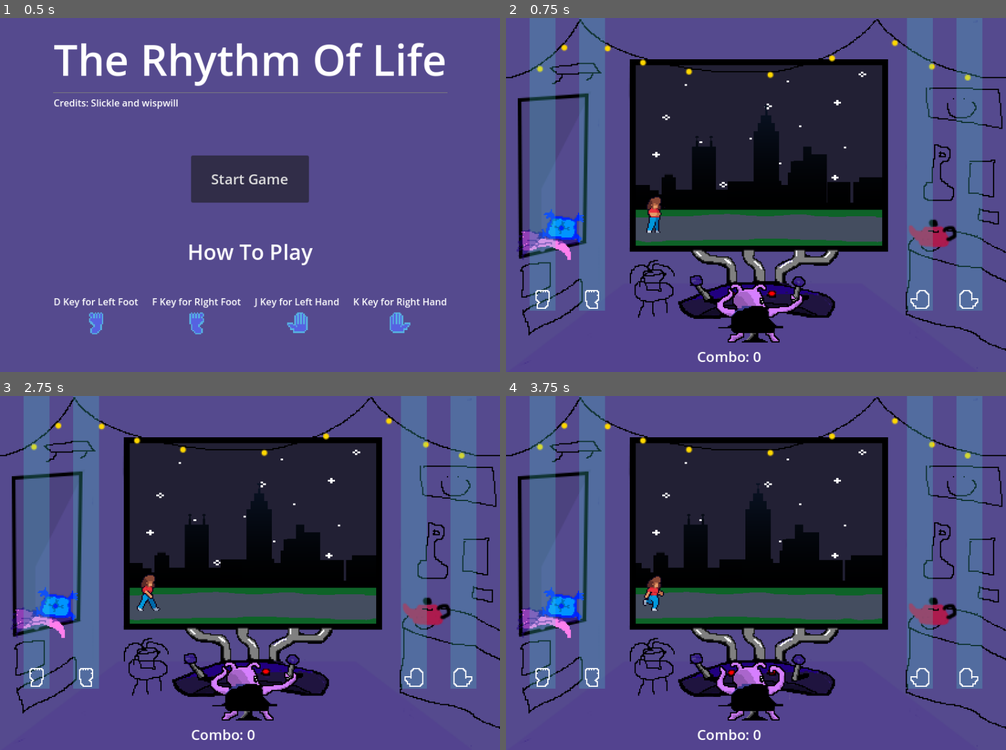
Above: before the commit, frames 1-4 (two rows, left to right).
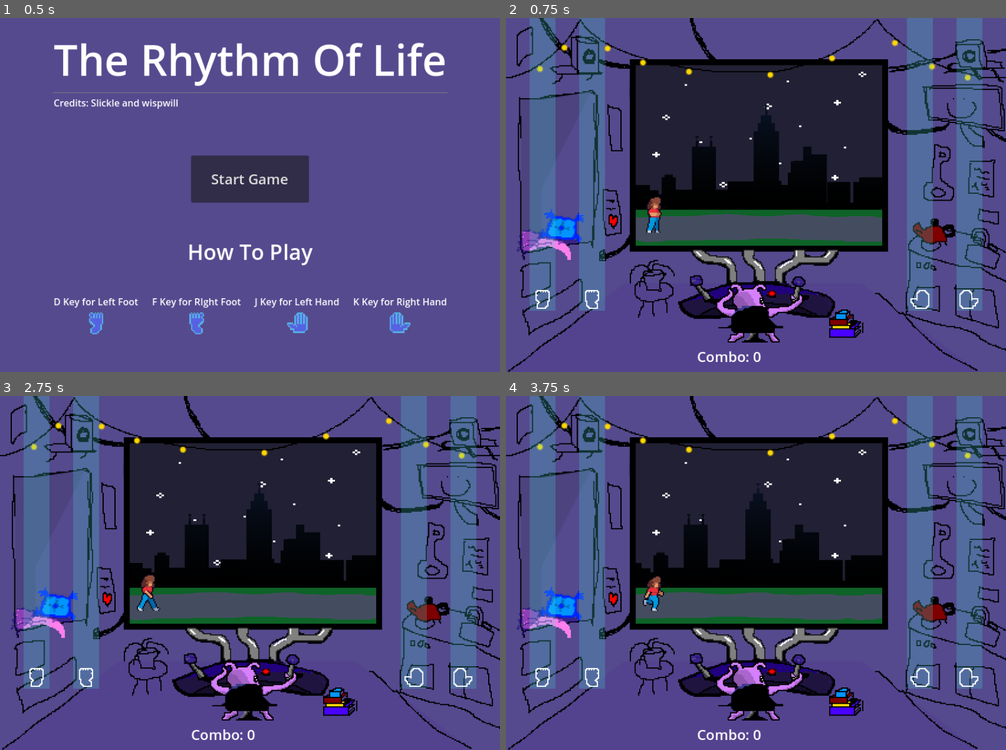
Above: after the commit, the same moments.

Repository: SlickleCode/GMTK2024
Game: Godot game, scene res://scenes/start.tscn
Same seed, same stepped clock (60 frames per second), same inputs: the game is played once before the commit and once after it. Sound files missing from this copy of the repository are replaced by a short silence.
Inputs:
- Up to frame 1 (0.5 s): no input
- Up to frame 2 (0.75 s): click "Start Game" at 0.5 s
- Up to frame 3 (2.75 s): tap Enter at 1.25 s; hold K (right_hand) 1.28-2.03 s; tap Space at 2 s; hold J (left_hand) from 2.03 s (still down)
- Up to frame 4 (3.75 s): release J (left_hand) at 2.78 s; hold K (right_hand) from 2.78 s (still down)

Frame 1 is identical in both runs. In frame 2, 5.3% of the frame differs, in the area x 0-100%, y 0-100%; in frame 3, 5.3%; in frame 4, 5.6%.

Commit message:
tweaked code, added tons of little animations

Diff:
--- a/main.gd
+++ b/main.gd
@@ -21,7 +21,9 @@
 	$Timer.start()
 
 func on_song_change(amount_of_change):
-	amount_of_change = 1
+	#TODO remove
+	#amount_of_change = 1
+
 	cur_song_count = amount_of_change
 	$CanvasLayer.hide()
 	conductor_instance = conductor_obj.instantiate()
@@ -37,13 +39,13 @@
 	elif amount_of_change == 1:
 		beat_stretch = -4
 		conductor_instance.stream = load("res://assets/music/lazy-time-summer-relax-lofi-199737.mp3")
-		conductor_instance.bpm = 78.8
-		$NoteManager.bpm = 78.8
-	elif amount_of_change == 1:
+		conductor_instance.bpm = 82 # math, how could you betray me like this
+		$NoteManager.bpm = 82
+	elif amount_of_change == 1:# placeholder
 		conductor_instance.stream = load("res://assets/music/good-night-160166.mp3")
 		conductor_instance.bpm = 80
 		$NoteManager.bpm = 80
-	elif amount_of_change == 1:
+	elif amount_of_change == 1:# placeholder
 		conductor_instance.stream = load("res://assets/music/good-night-160166.mp3")
 		conductor_instance.bpm = 80
 		$NoteManager.bpm = 80
@@ -54,7 +56,6 @@
 	combo = 0
 	schmoving = true
 	$Big.play("walk")
-	$Tiny.play()
 	await get_tree().create_timer(1.0).timeout
 	$NoteManager/left_foot_spawner.show()
 	$InputManager/LeftLegInputSpot.show()
@@ -66,6 +67,8 @@
 	$InputManager/RightHandInputSpot.show()
 	await get_tree().create_timer(3.0).timeout
 	$Big.play("run")
+	$Tiny.play("sitting")
+	$TinyWorld.play("default")
 	await get_tree().create_timer(0.5).timeout
 	conductor_instance.play_with_beat_offset(0)
 
@@ -200,6 +203,7 @@
 
 func _on_conductor_finished():
 	$Big.play("walk")
+	$Tiny.stop()
 	await get_tree().create_timer(3.0).timeout
 	schmoving = false
 	$Big.play("wait")
@@ -212,8 +216,9 @@
 	$NoteManager/right_hand_spawner.hide()
 	$InputManager/RightHandInputSpot.hide()
 	await get_tree().create_timer(1.5).timeout
+	$Tiny.play("resting")
+	$TinyWorld.play("still")
 	$CanvasLayer.show()
-	$Tiny.stop()
 
 
 func _on_area_2d_body_entered(body):
--- a/main.tscn
+++ b/main.tscn
@@ -30,9 +30,13 @@
 [ext_resource type="Texture2D" uid="uid://xfjea320saor" path="res://assets/big_character/woman/walk/Character1F_1_walk_5.png" id="24_b7h15"]
 [ext_resource type="Texture2D" uid="uid://0plul7i41bpg" path="res://assets/big_character/woman/walk/Character1F_1_walk_6.png" id="25_8u8pq"]
 [ext_resource type="Texture2D" uid="uid://yf16ah84ojik" path="res://assets/big_character/woman/walk/Character1F_1_walk_7.png" id="26_484g8"]
+[ext_resource type="Texture2D" uid="uid://iupmhnmgjj4m" path="res://assets/background_alt.png" id="30_2bpou"]
 [ext_resource type="Texture2D" uid="uid://pand3qu5nscm" path="res://assets/tiny_character/pose_1/little_buddy_pose_1_open.png" id="30_8bvqg"]
+[ext_resource type="Texture2D" uid="uid://dtlfw0hk5p68l" path="res://assets/tiny_character/resting/tiny_rest_1.png" id="30_syg7n"]
 [ext_resource type="Texture2D" uid="uid://dpltwqwa8tq2q" path="res://assets/tiny_character/pose_2/little_buddy_pose_2_blink.png" id="31_d8iyp"]
 [ext_resource type="Texture2D" uid="uid://ilwdlifparpd" path="res://assets/tiny_character/pose_1/little_buddy_pose_1_blink.png" id="31_hwo2t"]
+[ext_resource type="Texture2D" uid="uid://lpeujl22nrh6" path="res://assets/tiny_character/resting/tiny_rest_2.png" id="31_mvsal"]
+[ext_resource type="Texture2D" uid="uid://c4k1rte6f253i" path="res://assets/background_no_steam.png" id="31_scahx"]
 [ext_resource type="Texture2D" uid="uid://oqmxptm0t706" path="res://assets/tiny_character/pose_2/little_buddy_pose_2_open.png" id="32_xvsx8"]
 [ext_resource type="Texture2D" uid="uid://dddptgqssvvjd" path="res://assets/notes/left_foot_outline.png" id="33_aeh84"]
 [ext_resource type="Texture2D" uid="uid://b2x5c0y0hc7mw" path="res://assets/notes/right_foot_outline.png" id="34_s101w"]
@@ -135,10 +139,58 @@
 "speed": 5.0
 }]
 
+[sub_resource type="SpriteFrames" id="SpriteFrames_6n4wd"]
+animations = [{
+"frames": [{
+"duration": 1.0,
+"texture": ExtResource("2_ovyu4")
+}, {
+"duration": 1.0,
+"texture": ExtResource("2_ovyu4")
+}, {
+"duration": 1.0,
+"texture": ExtResource("2_ovyu4")
+}, {
+"duration": 1.0,
+"texture": ExtResource("30_2bpou")
+}, {
+"duration": 1.0,
+"texture": ExtResource("30_2bpou")
+}, {
+"duration": 1.0,
+"texture": ExtResource("30_2bpou")
+}],
+"loop": true,
+"name": &"default",
+"speed": 1.0
+}, {
+"frames": [{
+"duration": 1.0,
+"texture": ExtResource("31_scahx")
+}],
+"loop": true,
+"name": &"still",
+"speed": 5.0
+}]
+
 [sub_resource type="SpriteFrames" id="SpriteFrames_bgtb8"]
 animations = [{
 "frames": [{
 "duration": 1.0,
+"texture": ExtResource("30_syg7n")
+}, {
+"duration": 1.0,
+"texture": ExtResource("30_syg7n")
+}, {
+"duration": 1.0,
+"texture": ExtResource("31_mvsal")
+}],
+"loop": true,
+"name": &"resting",
+"speed": 1.0
+}, {
+"frames": [{
+"duration": 1.0,
 "texture": ExtResource("30_8bvqg")
 }, {
 "duration": 1.0,
@@ -163,7 +215,7 @@
 "texture": ExtResource("32_xvsx8")
 }],
 "loop": true,
-"name": &"pose_1",
+"name": &"sitting",
 "speed": 1.0
 }]
 
@@ -204,16 +256,16 @@
 animation = &"wait"
 autoplay = "wait"
 
-[node name="TinyWorld" type="Sprite2D" parent="."]
+[node name="TinyWorld" type="AnimatedSprite2D" parent="."]
 position = Vector2(212, 150)
-texture = ExtResource("2_ovyu4")
+sprite_frames = SubResource("SpriteFrames_6n4wd")
+animation = &"still"
+frame_progress = 0.983093
 
 [node name="Tiny" type="AnimatedSprite2D" parent="."]
 position = Vector2(213, 250)
 sprite_frames = SubResource("SpriteFrames_bgtb8")
-animation = &"pose_1"
-autoplay = "pose_1"
-frame_progress = 0.920584
+animation = &"sitting"
 
 [node name="NoteLanes" type="Sprite2D" parent="."]
 
--- a/scripts/conductor.gd
+++ b/scripts/conductor.gd
@@ -19,7 +19,6 @@
 signal spot_in_measure(position)
 
 func _ready():
-
 	sec_per_beat = 60.0 / bpm
 
 func _physics_process(_delta):
--- a/scripts/note_manager.gd
+++ b/scripts/note_manager.gd
@@ -20,7 +20,8 @@
 		# it takes to get to the bottom of the lane (lane size / note size)
 		# 16 - size of note
 		# 3600 - frames per minute
-		note.position.y += 5 * ((16 * bpm / 3600.0))
+		var speed = 5.0 * ((16.0 * bpm / 3600.0))
+		note.position.y += speed
 
 func create_random_note():
 	create_note_of_type(randi_range(0, 3))
Binary file changed: assets/background.png
Binary file added: assets/background_alt.png
Not shown, added: assets/background_alt.png.import
Binary file added: assets/background_no_steam.png
Not shown, added: assets/background_no_steam.png.import
Binary file added: assets/tiny_character/resting/tiny_rest_1.png
Not shown, added: assets/tiny_character/resting/tiny_rest_1.png.import
Binary file added: assets/tiny_character/resting/tiny_rest_2.png
Not shown, added: assets/tiny_character/resting/tiny_rest_2.png.import
Not shown: 1 places in main.tscn that only renumber resources
Not shown, changed: assets/background.pdn
Not shown, added: assets/background_alt.pdn
(and 3 more such lines)
